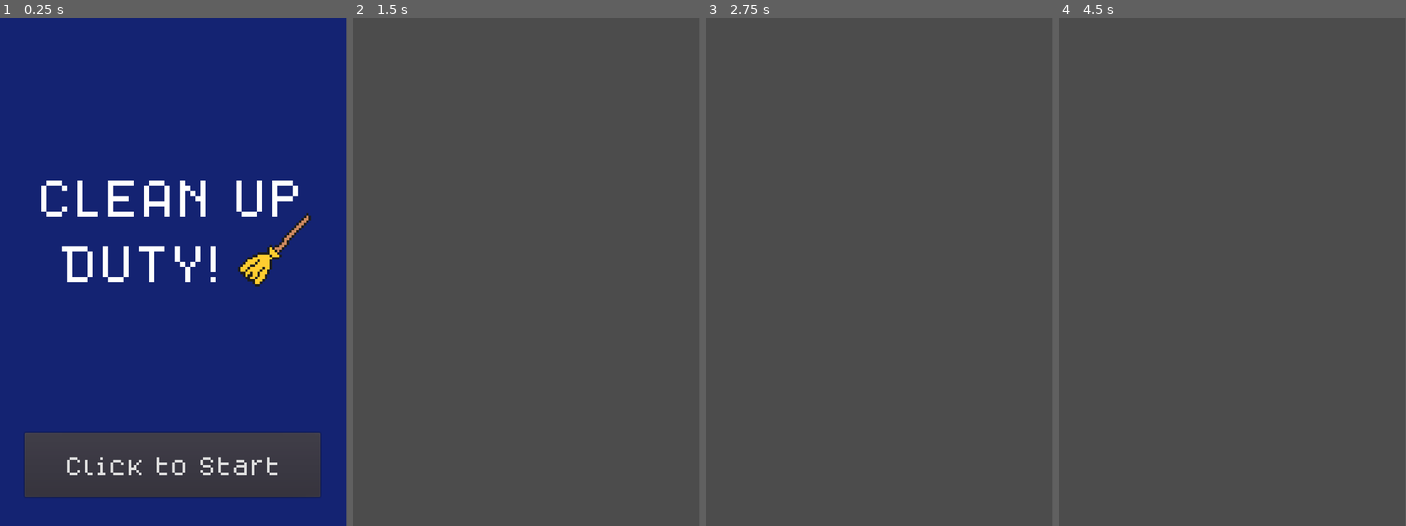
Above: before the commit, frames 1-4 (left to right).
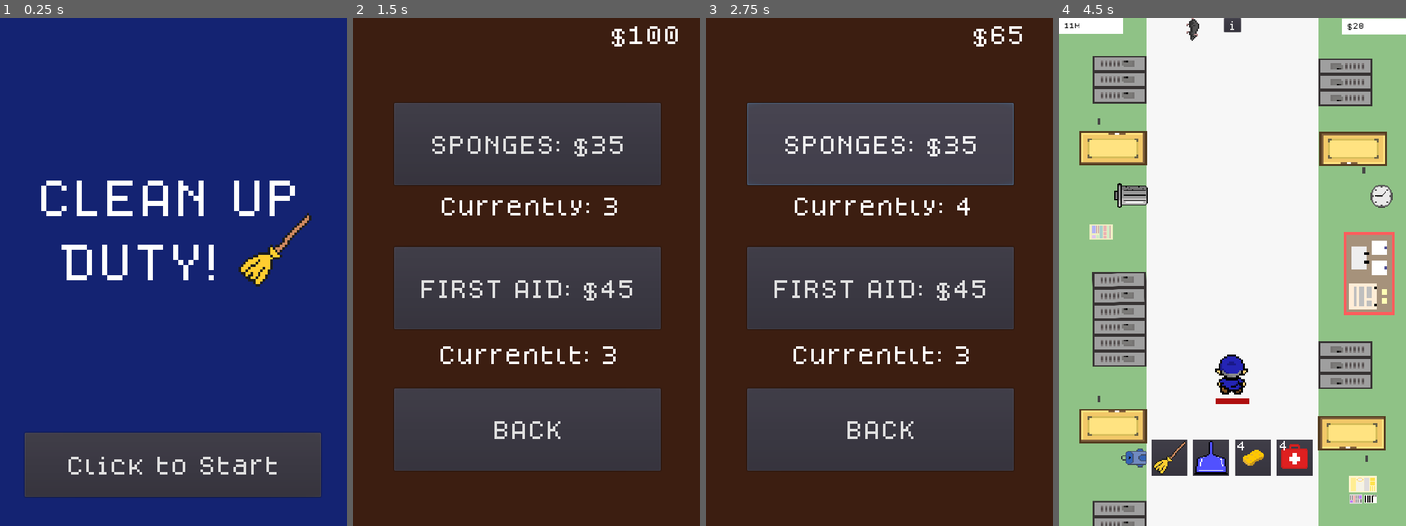
Above: after the commit, the same moments.

Repository: TheBroham7/Project-Sweep
Game: Godot game, scene res://scenes/title_screen.tscn
Same seed, same stepped clock (60 frames per second), same inputs: the game is played once before the commit and once after it.
Inputs (mouse positions are in pixels of both pictures, inside the frame that each line leads up to):
- Up to frame 1 (0.25 s): no input
- Up to frame 2 (1.5 s): click "Click to Start" at 0.5 s; click "EQUIPMENT" at 1.25 s
- Up to frame 3 (2.75 s): click (879, 145) at 2 s, where only the run after the commit has a clickable "SPONGES: $35"
- Up to frame 4 (4.5 s): click (1232, 287) at 2.75 s, where only the run after the commit has a clickable "FIRST AID: $45"; click (1232, 429) at 3.5 s, where only the run after the commit has a clickable "BACK"; click (1232, 145) at 4.25 s, where only the run after the commit has a clickable "NEW GAME"
The window is 546x800 before the commit and 547x800 after it. Grey fills any space a smaller window leaves; there, only what the larger window draws over its background counts as a difference.

The runs differ from the first frame. In frame 1, 2.0% of the frame differs, in the area x 11-93%, y 32-95%; in frame 2, 64%; in frame 3, 64%; in frame 4, 97%, in the area x 0-100%, y 0-100%.

Commit message:
equipment-stuff
added global variables that can be accessed from anywhere so we can change values from any scene. These values are our coins and power ups. the equipment page is a shop to buy stuff and shows prices and wallet as well as inventory. Also tweaked values for the boss and rats as far as damage goes to make the game less forgiving. Lastly, did bug fixes like making fonts bigger and making sure labels were centered

Diff:
--- /dev/null
+++ b/global.gd
@@ -0,0 +1,26 @@
+extends Node
+
+var coins = 100
+var sponges = 3
+var first_aid = 3
+
+func add_coin(x):
+	coins += x
+
+func spend_coin(x):
+	coins -= x
+
+func add_sponge():
+	sponges += 1
+
+func add_first_aid():
+	first_aid += 1
+
+func get_coins():
+	return coins
+
+func get_sponges():
+	return sponges
+
+func get_first_aid():
+	return first_aid
--- a/project.godot
+++ b/project.godot
@@ -13,11 +13,18 @@
 config/name="project_sweep"
 run/main_scene="res://scenes/title_screen.tscn"
 
+[autoload]
+
+Global="*res://global.gd"
+
 [display]
 
 window/size/width=1080
 window/size/height=1580
+window/size/test_width=480
+window/size/test_height=720
 window/dpi/allow_hidpi=true
+window/stretch/mode="2d"
 
 [global]
 
@@ -39,7 +46,7 @@
 }
 pause={
 "deadzone": 0.5,
-"events": [ Object(InputEventKey,"resource_local_to_scene":false,"resource_name":"","device":0,"alt":false,"shift":false,"control":false,"meta":false,"command":false,"pressed":false,"scancode":0,"physical_scancode":80,"unicode":0,"echo":false,"script":null)
+"events": [ Object(InputEventKey,"resource_local_to_scene":false,"resource_name":"","device":0,"alt":false,"shift":false,"control":false,"meta":false,"command":false,"pressed":false,"scancode":0,"physical_scancode":16777217,"unicode":0,"echo":false,"script":null)
  ]
 }
 swing={
--- /dev/null
+++ b/scenes/equipment.gd
@@ -0,0 +1,40 @@
+extends Control
+
+func _on_powerup1_pressed():
+	if Global.coins >= 35:
+		$purchase_made.play()
+		Global.spend_coin(35)
+		Global.add_sponge()
+		update_coin_label()
+		update_sponge_label()
+	else:
+		return
+
+func _ready():
+	$menu_music.play()
+	update_coin_label()
+	update_sponge_label()
+	update_first_aid_label()
+
+
+func _on_powerup2_pressed():
+	if Global.coins >= 45:
+		$purchase_made.play()
+		Global.spend_coin(45)
+		Global.add_first_aid()
+		update_coin_label()
+		update_first_aid_label()
+	else:
+		return
+
+func _on_back_pressed():
+	get_tree().change_scene("res://scenes/main_menu.tscn")
+
+func update_coin_label():
+	$wallet.text = "$" + str(Global.coins)
+
+func update_sponge_label():
+	$sponge_amounts.text = "Currently: " + str(Global.sponges)
+
+func update_first_aid_label():
+	$first_aid_amounts.text = "Currentlt: " + str(Global.first_aid)
--- a/scenes/equipment.tscn
+++ b/scenes/equipment.tscn
@@ -1,5 +1,97 @@
-[gd_scene format=2]
+[gd_scene load_steps=7 format=2]
+
+[ext_resource path="res://assets/fonts/dogica/OTF/dogicapixel.otf" type="DynamicFontData" id=1]
+[ext_resource path="res://scenes/equipment.gd" type="Script" id=2]
+[ext_resource path="res://assets/music/menu_music.mp3" type="AudioStream" id=3]
+[ext_resource path="res://assets/music/purchase.wav" type="AudioStream" id=4]
+
+[sub_resource type="DynamicFont" id=1]
+size = 32
+font_data = ExtResource( 1 )
+
+[sub_resource type="DynamicFont" id=2]
+size = 32
+font_data = ExtResource( 1 )
 
 [node name="equipment" type="Control"]
 anchor_right = 1.0
 anchor_bottom = 1.0
+script = ExtResource( 2 )
+
+[node name="ColorRect" type="ColorRect" parent="."]
+margin_right = 1080.0
+margin_bottom = 1580.0
+color = Color( 0.239216, 0.121569, 0.0705882, 1 )
+
+[node name="powerup1" type="Button" parent="."]
+margin_left = 128.0
+margin_top = 264.0
+margin_right = 543.0
+margin_bottom = 392.0
+rect_scale = Vector2( 2, 2 )
+custom_fonts/font = SubResource( 1 )
+text = "SPONGES: $35"
+
+[node name="sponge_amounts" type="Label" parent="."]
+anchor_left = 0.5
+anchor_right = 0.5
+margin_left = -372.0
+margin_top = 558.0
+margin_right = 8.0
+margin_bottom = 608.0
+rect_scale = Vector2( 2, 2 )
+custom_fonts/font = SubResource( 2 )
+text = "Currently: 0"
+align = 1
+
+[node name="powerup2" type="Button" parent="."]
+margin_left = 128.0
+margin_top = 712.0
+margin_right = 543.0
+margin_bottom = 840.0
+rect_scale = Vector2( 2, 2 )
+custom_fonts/font = SubResource( 1 )
+text = "FIRST AID: $45"
+
+[node name="first_aid_amounts" type="Label" parent="."]
+anchor_left = 0.5
+anchor_right = 0.5
+margin_left = -375.0
+margin_top = 1022.0
+margin_right = 5.0
+margin_bottom = 1072.0
+rect_scale = Vector2( 2, 2 )
+custom_fonts/font = SubResource( 2 )
+text = "Currently: 0"
+align = 1
+
+[node name="back" type="Button" parent="."]
+margin_left = 128.0
+margin_top = 1152.0
+margin_right = 543.0
+margin_bottom = 1280.0
+rect_scale = Vector2( 2, 2 )
+custom_fonts/font = SubResource( 1 )
+text = "BACK"
+
+[node name="wallet" type="Label" parent="."]
+anchor_left = 1.0
+anchor_right = 1.0
+margin_left = -339.0
+margin_top = 26.0
+margin_right = -172.0
+margin_bottom = 76.0
+rect_scale = Vector2( 2, 2 )
+custom_fonts/font = SubResource( 2 )
+text = "$0"
+align = 1
+
+[node name="menu_music" type="AudioStreamPlayer" parent="."]
+stream = ExtResource( 3 )
+
+[node name="purchase_made" type="AudioStreamPlayer" parent="."]
+stream = ExtResource( 4 )
+
+[connection signal="pressed" from="powerup1" to="." method="_on_powerup1_pressed"]
+[connection signal="pressed" from="powerup2" to="." method="_on_powerup2_pressed"]
+[connection signal="pressed" from="back" to="." method="_on_back_pressed"]
--- a/scenes/main.tscn
+++ b/scenes/main.tscn
@@ -14,9 +14,21 @@
 size = 32
 font_data = ExtResource( 9 )
 
+[sub_resource type="InputEventAction" id=3]
+action = "pause"
+
+[sub_resource type="ShortCut" id=4]
+shortcut = SubResource( 3 )
+
+[sub_resource type="InputEventAction" id=5]
+action = "pause"
+
+[sub_resource type="ShortCut" id=6]
+shortcut = SubResource( 5 )
+
 [sub_resource type="DynamicFont" id=2]
-size = 32
-outline_size = 5
+size = 64
+outline_size = 8
 outline_color = Color( 0, 0, 0, 1 )
 font_data = ExtResource( 9 )
 
@@ -62,6 +74,7 @@
 margin_right = 26.0
 margin_bottom = 44.0
 custom_fonts/font = SubResource( 1 )
+shortcut = SubResource( 4 )
 text = "i"
 
 [node name="Pause" type="Control" parent="pause_button/Button"]
@@ -72,12 +85,13 @@
 script = ExtResource( 7 )
 
 [node name="Background" type="ColorRect" parent="pause_button/Button/Pause"]
-margin_left = -214.0
-margin_right = 480.0
-margin_bottom = 720.0
+margin_left = -515.0
+margin_right = 1080.0
+margin_bottom = 1580.0
 color = Color( 0.0352941, 0.403922, 0.0235294, 0.658824 )
 
 [node name="RichTextLabel" type="RichTextLabel" parent="pause_button/Button/Pause/Background"]
+anchor_right = 0.35
 margin_right = 476.0
 margin_bottom = 4142.0
 custom_fonts/mono_font = SubResource( 1 )
@@ -85,6 +99,7 @@
 custom_fonts/italics_font = SubResource( 1 )
 custom_fonts/bold_font = SubResource( 1 )
 custom_fonts/normal_font = SubResource( 1 )
+tab_size = 8
 text = "
 
 
@@ -92,19 +107,24 @@
 User Instructions:
 
 
-> Click the broom to strike.
+> Click the broom icon or the number 1 to strike at enemies
 
-> Click  the dustpan to dodge.
+> Click  the dustpan icon or the number 2 to block against enemies
 
-> Use the sponge to wipe out all enemies.
+> Use the sponge power up to destroy all enemies on screen
 
-> Use the first aid kit to regain some health.
+> Use the first aid power up to regain some lost health
+
+> Move left to right  with the arrow keys or WD keys
+
+>Pause by clicking the i icon or clicking the ESC key
 "
 
 [node name="button_dupe" type="Button" parent="pause_button/Button/Pause"]
 margin_right = 52.0
 margin_bottom = 44.0
 custom_fonts/font = SubResource( 1 )
+shortcut = SubResource( 6 )
 text = "i"
 
 [node name="GameOver" type="AudioStreamPlayer" parent="."]
@@ -114,12 +134,13 @@
 wait_time = 1.5
 
 [node name="Game_over" type="Label" parent="."]
-margin_left = 416.0
-margin_top = 672.0
-margin_right = 660.0
-margin_bottom = 735.0
+margin_left = 297.0
+margin_top = 628.0
+margin_right = 817.0
+margin_bottom = 718.0
 custom_fonts/font = SubResource( 2 )
 text = "GAME OVER"
+valign = 1
 
 [node name="Stage_clear" type="Label" parent="."]
 visible = false
--- a/scenes/main_menu.tscn
+++ b/scenes/main_menu.tscn
@@ -1,10 +1,14 @@
-[gd_scene load_steps=5 format=2]
+[gd_scene load_steps=6 format=2]
 
 [ext_resource path="res://assets/fonts/dogica/OTF/dogicapixel.otf" type="DynamicFontData" id=1]
 [ext_resource path="res://scripts/main_menu.gd" type="Script" id=2]
 [ext_resource path="res://assets/music/menu_music.mp3" type="AudioStream" id=3]
 
 [sub_resource type="DynamicFont" id=1]
+size = 32
+font_data = ExtResource( 1 )
+
+[sub_resource type="DynamicFont" id=2]
 size = 32
 font_data = ExtResource( 1 )
 
@@ -56,6 +60,18 @@
 custom_fonts/font = SubResource( 1 )
 text = "Click an option"
 
+[node name="wallet" type="Label" parent="."]
+anchor_left = 1.0
+anchor_right = 1.0
+margin_left = -339.0
+margin_top = 26.0
+margin_right = -172.0
+margin_bottom = 76.0
+rect_scale = Vector2( 2, 2 )
+custom_fonts/font = SubResource( 2 )
+text = "$0"
+align = 1
+
 [node name="MenuMusic" type="AudioStreamPlayer" parent="."]
 stream = ExtResource( 3 )
 
--- a/scenes/power_ups.tscn
+++ b/scenes/power_ups.tscn
@@ -7,7 +7,7 @@
 [ext_resource path="res://assets/fonts/dogica/OTF/dogicapixel.otf" type="DynamicFontData" id=5]
 
 [sub_resource type="DynamicFont" id=1]
-size = 20
+size = 48
 font_data = ExtResource( 5 )
 
 [node name="power_ups" type="Node2D"]
@@ -25,9 +25,9 @@
 icon = ExtResource( 3 )
 
 [node name="FirstAidCount" type="Label" parent="."]
-margin_left = 324.0
+margin_left = 192.0
 margin_top = 566.0
-margin_right = 405.0
+margin_right = 273.0
 margin_bottom = 619.0
 custom_fonts/font = SubResource( 1 )
 text = "3"
--- a/scripts/HUD.gd
+++ b/scripts/HUD.gd
@@ -5,19 +5,17 @@
 
 var distance_increase = true
 
-
-var coins = 0
 var distance = 0
 
 func _ready():
 	$ColorRect/Distance.add_color_override("font_color", Color.black)
-
+	$ColorRect2/Coins.text = "$" + str(Global.coins)
 
 
 func update_score():
 	if distance_increase:
 		distance += 1
-	if distance == 3500 and distance_increase == true:
+	if distance == 5000 and distance_increase == true:
 			emit_signal("boss_spawn")
 			emit_signal("stop_scroll")
 			distance_increase = false
@@ -25,5 +23,6 @@
 
 
 func _on_Player_update_coins():
-	coins += int (rand_range(0, 10))
-	$ColorRect2/Coins.text = "$" + str(coins)
+	var coins_gained = int (rand_range(0, 20))
+	Global.add_coin(coins_gained)
+	$ColorRect2/Coins.text = "$" + str(Global.coins)
--- a/scripts/main.gd
+++ b/scripts/main.gd
@@ -27,7 +27,6 @@
 	$MobTimer.stop()
 	$SchoolBackground/Music.stop()
 	$SchoolBackground/BossMusic.play()
-	get_tree().call_group("rats", "queue_free")
 	var boss = classroom_boss.instance()
 	boss.position = $BossSpawnPoint.position
 	add_child(boss)
@@ -37,6 +36,7 @@
 
 
 func game_over():
+	get_tree().call_group("rats", "queue_free")
 	$Game_over.show()
 	$WaitTime.start()
 	set_process(false)
--- a/scripts/main_menu.gd
+++ b/scripts/main_menu.gd
@@ -2,6 +2,7 @@
 
 func _ready():
 	$MenuMusic.play()
+	update_wallet()
 
 func _on_new_game_pressed():
 	get_tree().change_scene("res://scenes/main.tscn")
@@ -11,3 +12,6 @@
 
 func _on_equipment_pressed():
 	get_tree().change_scene("res://scenes/equipment.tscn")
+
+func update_wallet():
+	$wallet.text = "$" + str(Global.coins)
--- a/scripts/player.gd
+++ b/scripts/player.gd
@@ -39,7 +39,7 @@
 		#body.velocity -= Vector2(0.0, rat_push_back)
 		#$_on_ratPushBackTimer_timeout(body)
 		#body.global_position *= -0.001
-		$HealthBar.value -= rand_range(10, 20)
+		$HealthBar.value -= rand_range(24, 49)
 		$Animation.modulate = Color(255, 0, 0)
 		$ColorTimer.start()
 		$Damage.play()
--- a/scripts/power_ups.gd
+++ b/scripts/power_ups.gd
@@ -2,12 +2,10 @@
 
 signal first_aid
 signal sponge
-var spongecount = 3
-var firstaidcount = 3
 
 func _ready():
-	$FirstAidCount.text = String(spongecount)
-	$SpongeCount.text = String(firstaidcount)
+	$FirstAidCount.text = String(Global.first_aid)
+	$SpongeCount.text = String(Global.sponges)
 	$FirstAidCount.add_color_override("font_color", Color.white)
 	$SpongeCount.add_color_override("font_color", Color.white)
 
@@ -18,20 +16,19 @@
 		_on_FirstAid_pressed()
 
 func _on_FirstAid_pressed():
-	if firstaidcount == 0:
+	if Global.first_aid == 0:
 		return
-	$PowerUp.play()
 	emit_signal("first_aid")
 
 
 func _on_Sponge_pressed():
-	if spongecount == 0:
+	if Global.sponges == 0:
 		return
+	emit_signal("sponge")
 	$PowerUp.play()
-	emit_signal("sponge")
-	spongecount -= 1
-	$SpongeCount.text = str(spongecount)
-	if spongecount == 0:
+	Global.sponges -= 1
+	$SpongeCount.text = str(Global.sponges)
+	if Global.sponges == 0:
 		$Sponge.modulate = Color(255, 0, 0)
 
 
@@ -39,7 +36,8 @@
 	get_tree().call_group("rats", "queue_free")
 
 func _on_Player_update_first_aid_count():
-	firstaidcount -= 1
-	$FirstAidCount.text = str(firstaidcount)
-	if firstaidcount == 0:
+	$PowerUp.play()
+	Global.first_aid -= 1
+	$FirstAidCount.text = str(Global.first_aid)
+	if Global.first_aid == 0:
 		$FirstAid.modulate = Color(255, 0, 0)
Not shown, added: assets/music/purchase.wav.import
Not shown: 1 places in scenes/main.tscn that only renumber resources
Not shown, added: assets/music/purchase.wav
